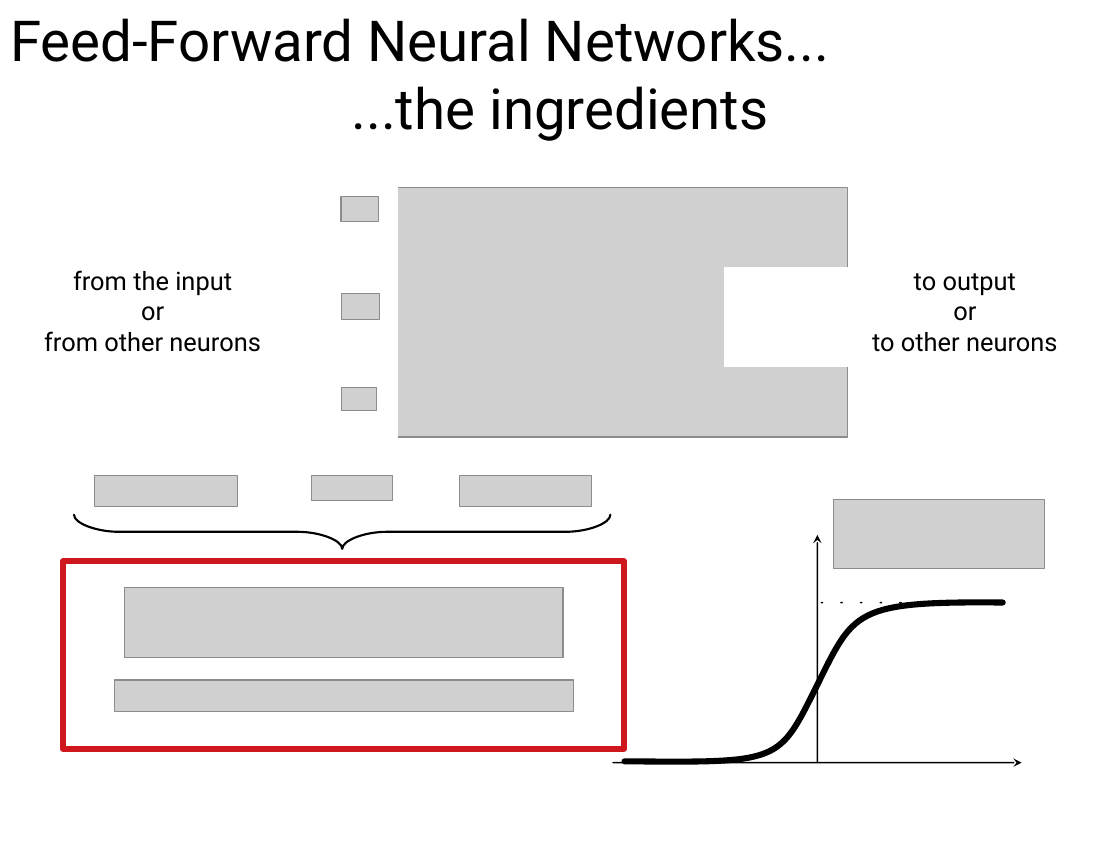
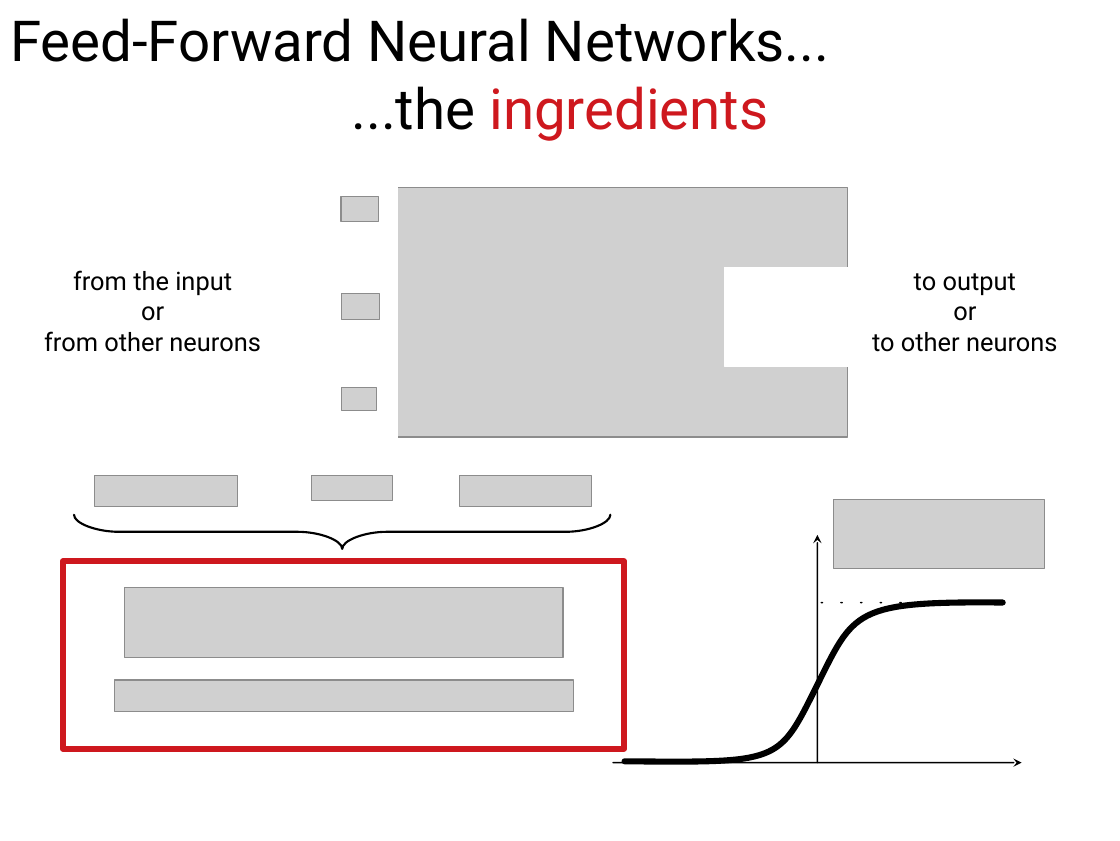
Before and after one commit to ansuini/Winter_School_QLS_2018, a slide deck: slide 6 of Lecture1/slides/Alberto_DeepLearning.odp (slide 5 before the commit). Drawn at 1120x841 pixels with LibreOffice and Linux fonts; fonts in the diff are those of the drawing; grey boxes stand for pictures; background and template pictures are left out. Boxes give left, top, right and bottom in pixels: in the first picture for what was removed or moved away, otherwise in the second. Text is boxed around its words. In the diff, an @@ line names an element or a change of style, - is before the commit and + after.

```diff
--- a/Lecture1/slides/Alberto_DeepLearning.odp
+++ b/Lecture1/slides/Alberto_DeepLearning.odp
@@ text at [351, 86, 768, 141]: text colour #000000 to #CE181E in "ingredients" @@
```
Also in this commit, not shown: 6 other slides changed, 4 slides added, 3 slides removed, 4 other files.
